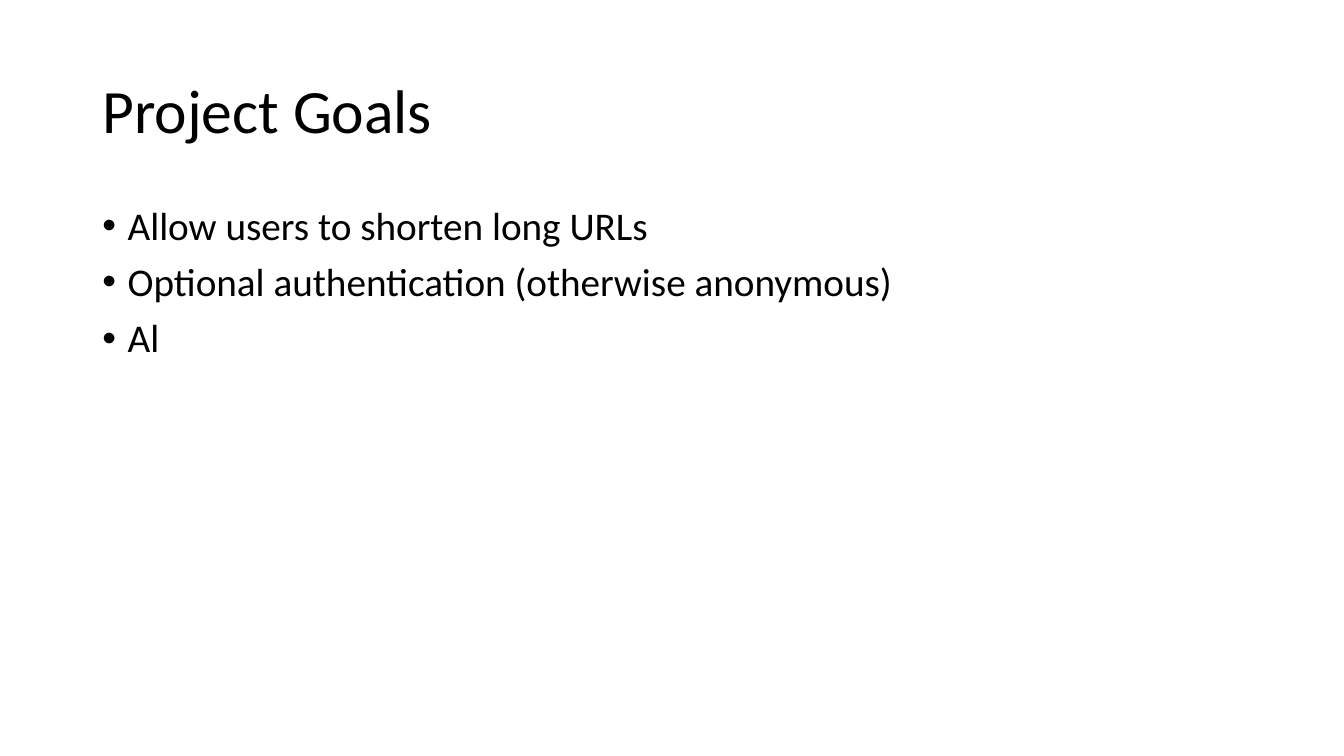
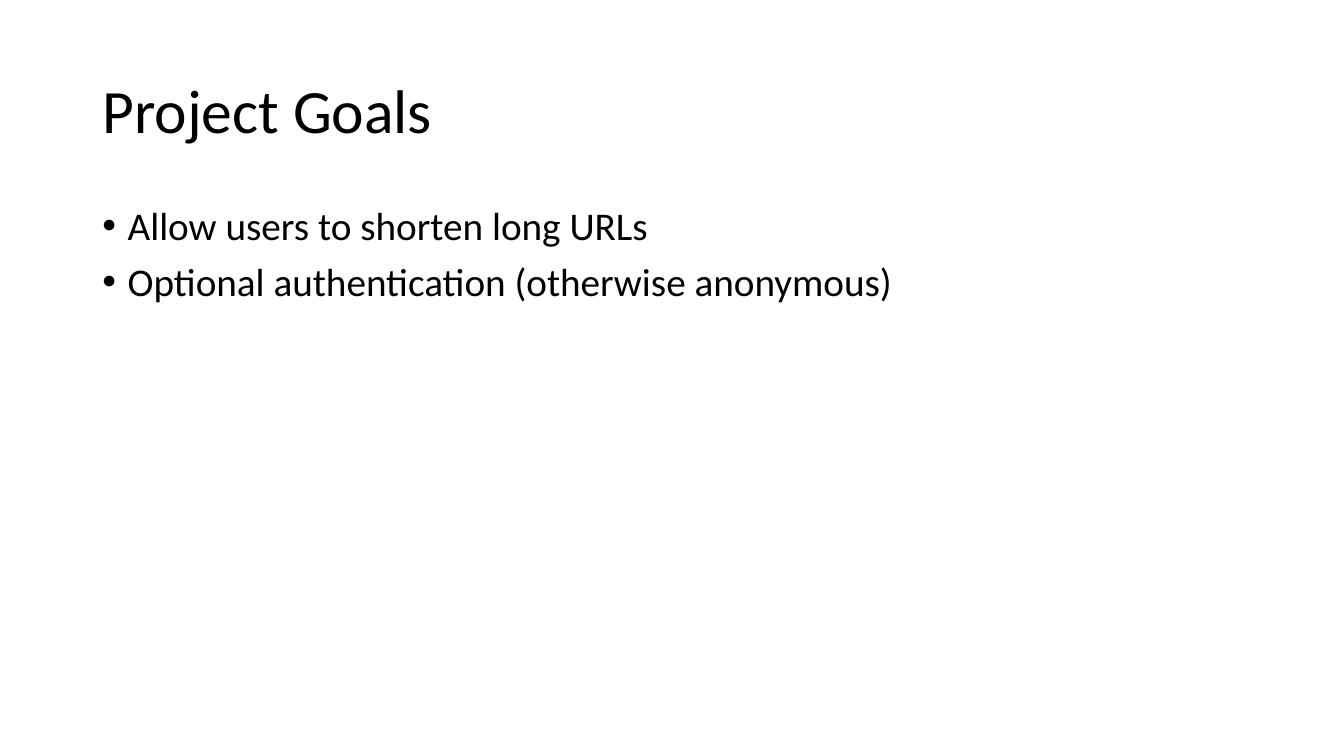
Before and after one commit to Assaf-Alon/url-shortener, a slide deck: slide 3 of administrative/design.pptx. Drawn at 1344x756 pixels with LibreOffice and Linux fonts; fonts in the diff are those of the drawing. Boxes give left, top, right and bottom in pixels: in the first picture for what was removed or moved away, otherwise in the second. Text is boxed around its words. In the diff, an @@ line names an element or a change of style, - is before the commit and + after.

```diff
--- a/administrative/design.pptx
+++ b/administrative/design.pptx
@@ text at [128, 324, 160, 352]: paragraph removed @@
-• Al
```
Also in this commit, not shown: 2 other slides changed.
